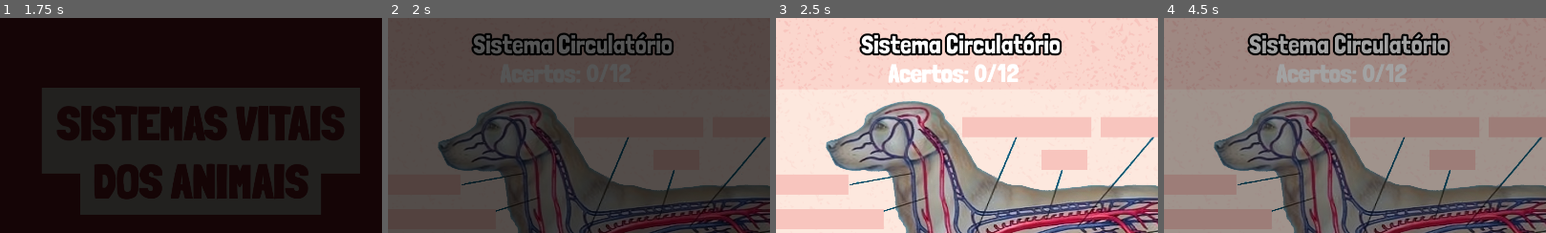
Above: before the commit, frames 1-4 (left to right).
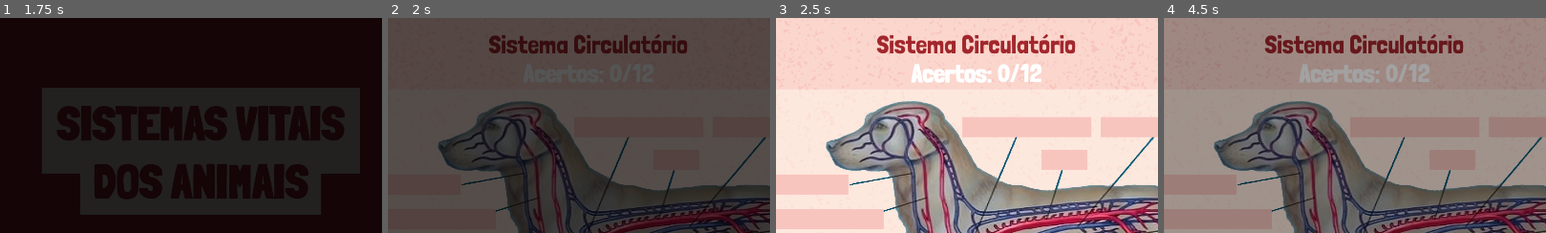
Above: after the commit, the same moments.

Repository: telmotrooper/vet-game
Game: Godot game, scene res://main.tscn
Two runs of this game, one before a commit and one after it. Both use one fixed random seed, a clock stepped at 60 frames per second and the inputs below.
Inputs (mouse positions are % of the whole screen's width and height, from its top left):
- Up to frame 1 (1.75 s): tap Enter at 0.5 s; click "CÃES (FIGURA)" at 1.25 s
- Up to frame 2 (2 s): no input
- Up to frame 3 (2.5 s): click (96, 6) at 2 s
- Up to frame 4 (4.5 s): click (96, 6) at 2.75 s; click (96, 6) at 3.5 s; click (4, 6) at 4.25 s
The pictures show only the part of the screen within x 24-74%, y 0-50%; the shares and areas given below are measured in that part.

Frame 1 is identical in both runs. In frame 2, 3.8% of the frame differs, in the area x 21-79%, y 6-18%; in frame 3, 6.5%, in the area x 21-79%, y 6-31%; in frame 4, 6.0%.

Commit message:
fixed being unable to drop object in rect

Diff:
--- a/dog_level/dog_level.tscn
+++ b/dog_level/dog_level.tscn
@@ -17,7 +17,7 @@
 
 [sub_resource type="LabelSettings" id="LabelSettings_hcqab"]
 font_size = 64
-outline_size = 20
+font_color = Color(0.635294, 0.152941, 0.172549, 1)
 outline_color = Color(0, 0, 0, 1)
 
 [node name="DogLevel" type="Control"]
@@ -57,6 +57,7 @@
 offset_top = 179.0
 offset_right = 1865.0
 offset_bottom = 1013.0
+mouse_filter = 2
 color = Color(1, 0.972549, 0.929412, 1)
 
 [node name="DogFigure" type="Sprite2D" parent="Background"]
@@ -88,7 +89,7 @@
 grow_horizontal = 2
 mouse_filter = 2
 bbcode_enabled = true
-text = "[b]Acertos:[/b] 0/1"
+text = "[center][b]Acertos:[/b] 0/1[/center]"
 
 [node name="VolumeButton" parent="Background" instance=ExtResource("9_5id82")]
 anchors_preset = 1
@@ -469,6 +470,7 @@
 grow_horizontal = 2
 text = "Sistema Circulatório"
 label_settings = SubResource("LabelSettings_hcqab")
+horizontal_alignment = 1
 
 [node name="ColorRect" type="ColorRect" parent="."]
 self_modulate = Color(1, 1, 1, 0.509804)
@@ -476,6 +478,7 @@
 offset_top = 319.0
 offset_right = 344.0
 offset_bottom = 938.0
+mouse_filter = 2
 color = Color(1, 0.972549, 0.929412, 1)
 
 [node name="PinkStain" type="Sprite2D" parent="."]
--- a/level.gd
+++ b/level.gd
@@ -6,7 +6,7 @@
 var slot_counter: int
 var score := 0
 
-const base_text := "[b]Acertos:[/b] %d/%d"
+const base_text := "[center][b]Acertos:[/b] %d/%d[/center]"
 
 func _ready() -> void:
 	%VictoryPanel.visible = false
